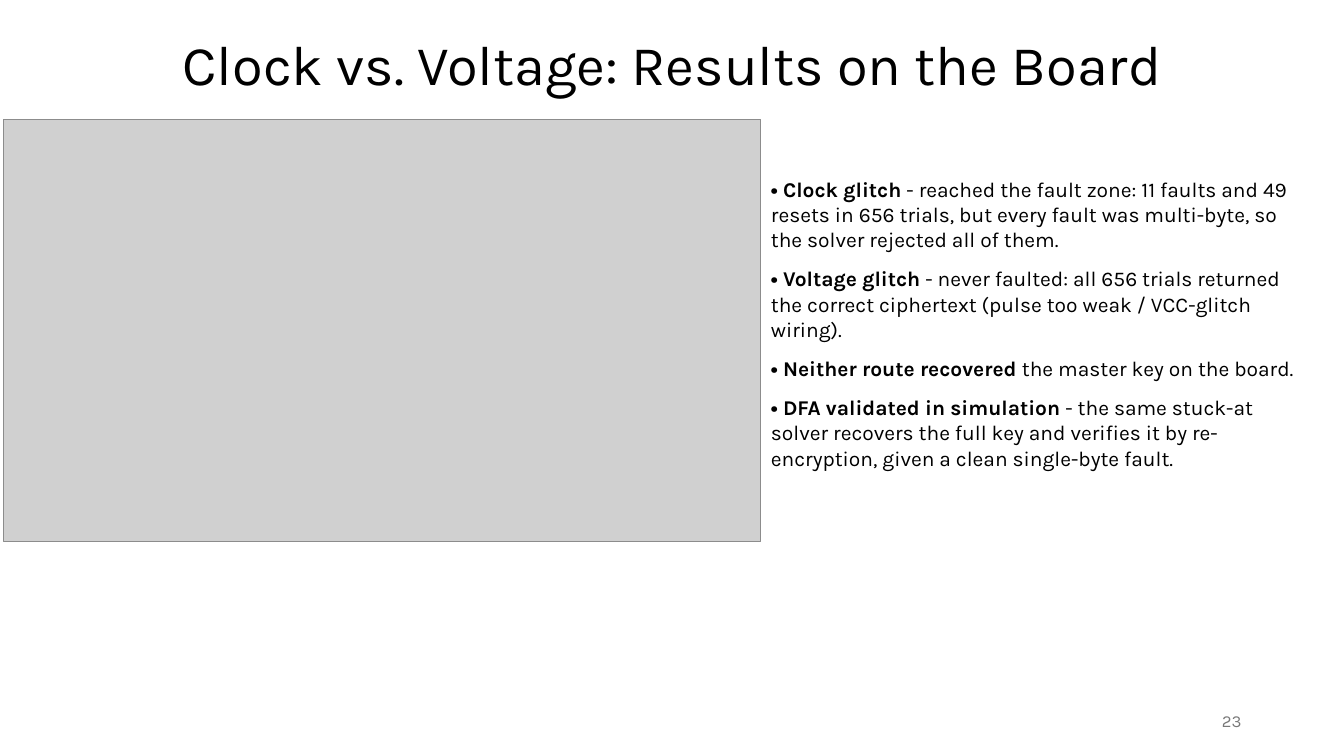
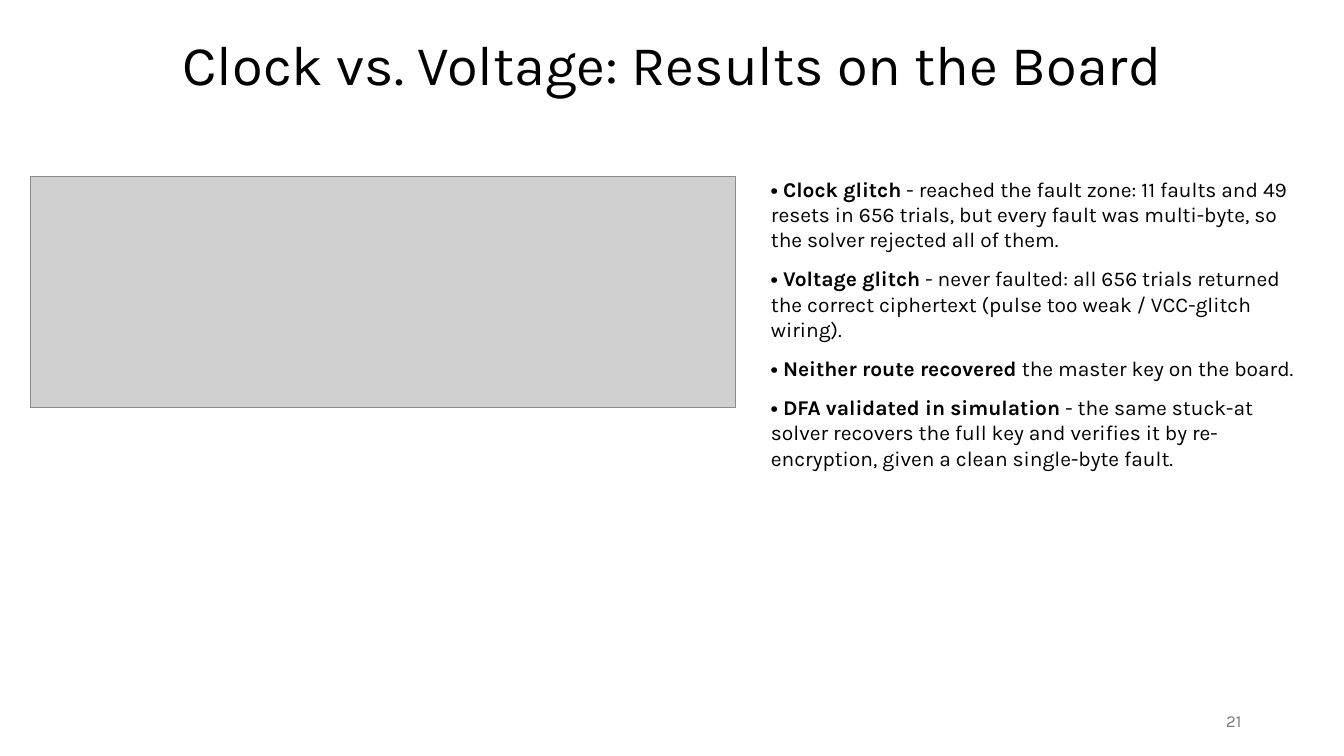
Before and after one commit to Specht1000/PFE-SM4-Fault-Injection, a slide deck: slide 21 of docs/Apresentation_PFE.pptx (slide 23 before the commit). Drawn at 1344x756 pixels with LibreOffice and Linux fonts; fonts in the diff are those of the drawing; grey boxes stand for pictures. Boxes give left, top, right and bottom in pixels: in the first picture for what was removed or moved away, otherwise in the second. Text is boxed around its words. In the diff, an @@ line names an element or a change of style, - is before the commit and + after.

```diff
--- a/docs/Apresentation_PFE.pptx
+++ b/docs/Apresentation_PFE.pptx
@@ picture: place and size @@
-picture at [3,119,761,541]
+picture at [30,176,736,407]
@@ page number at [1226,716,1241,727]: text changed @@
-23
+21
```
Also in this commit, not shown: 2 slides removed, 9 other files.
